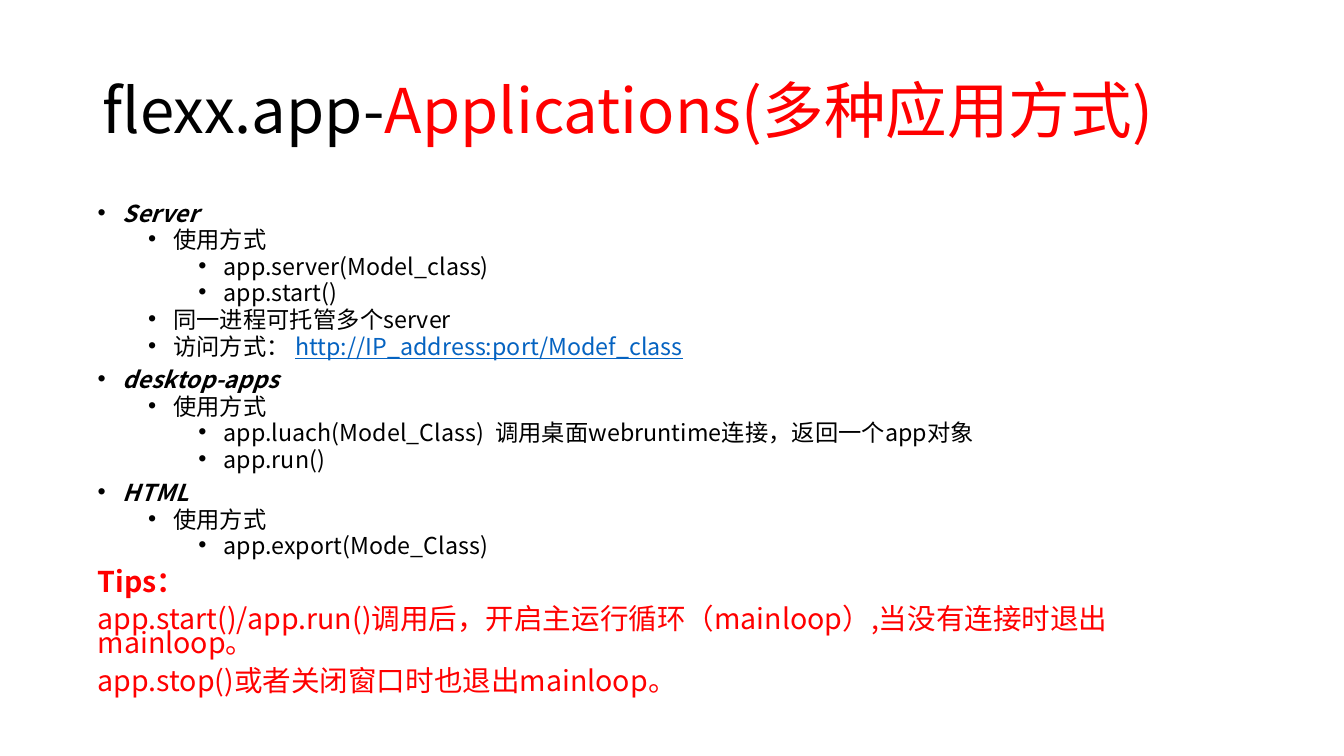
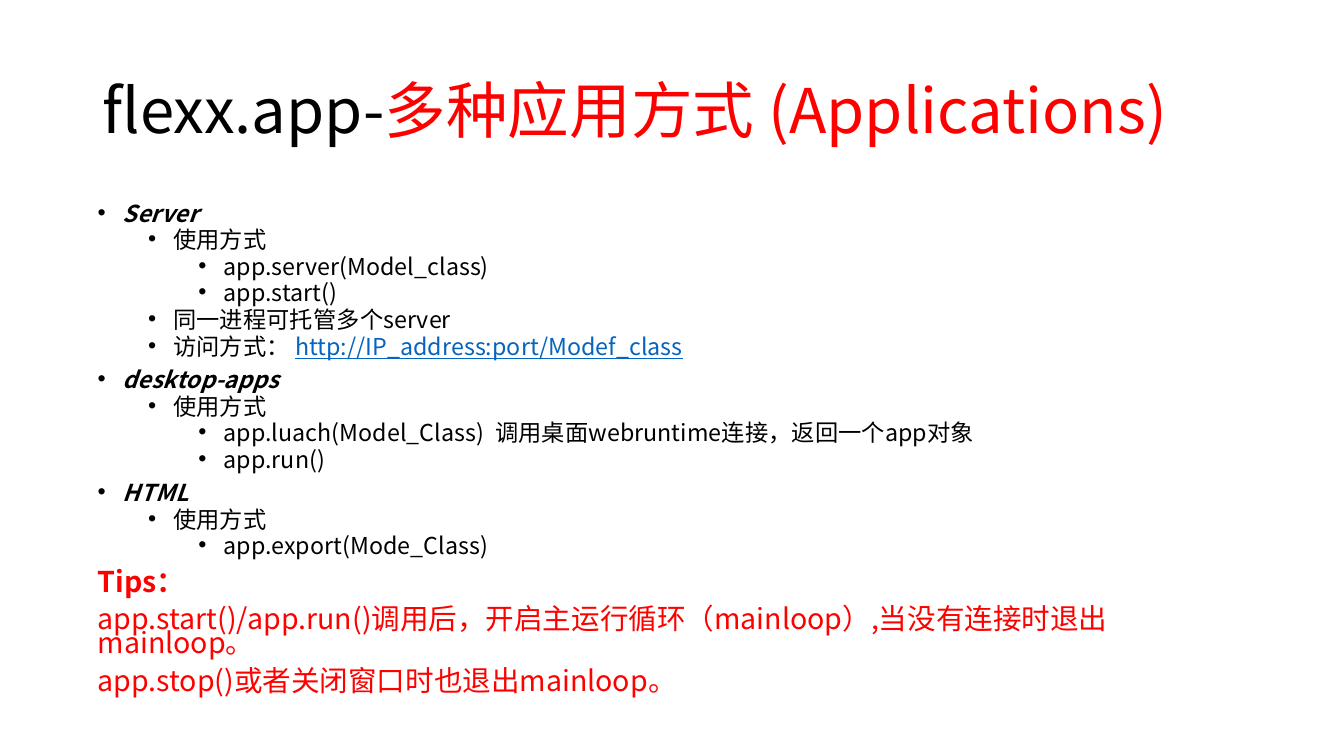
Before and after one commit to 260936767/UpdateServer, a slide deck: slide 20 of flexx_study/report for python&flexx.pptx (slide 18 before the commit). Drawn at 1344x756 pixels with LibreOffice and Linux fonts; fonts in the diff are those of the drawing. Boxes give left, top, right and bottom in pixels: in the first picture for what was removed or moved away, otherwise in the second. Text is boxed around its words. In the diff, an @@ line names an element or a change of style, - is before the commit and + after.

```diff
--- a/flexx_study/report for python&flexx.pptx
+++ b/flexx_study/report for python&flexx.pptx
@@ title at [102,81,1167,147]: text changed @@
-flexx.app-Applications(多种应用方式)
+flexx.app-多种应用方式 (Applications)
```
Also in this commit, not shown: 13 other slides changed, 7 slides added, 1 slide removed, 1 other file.
